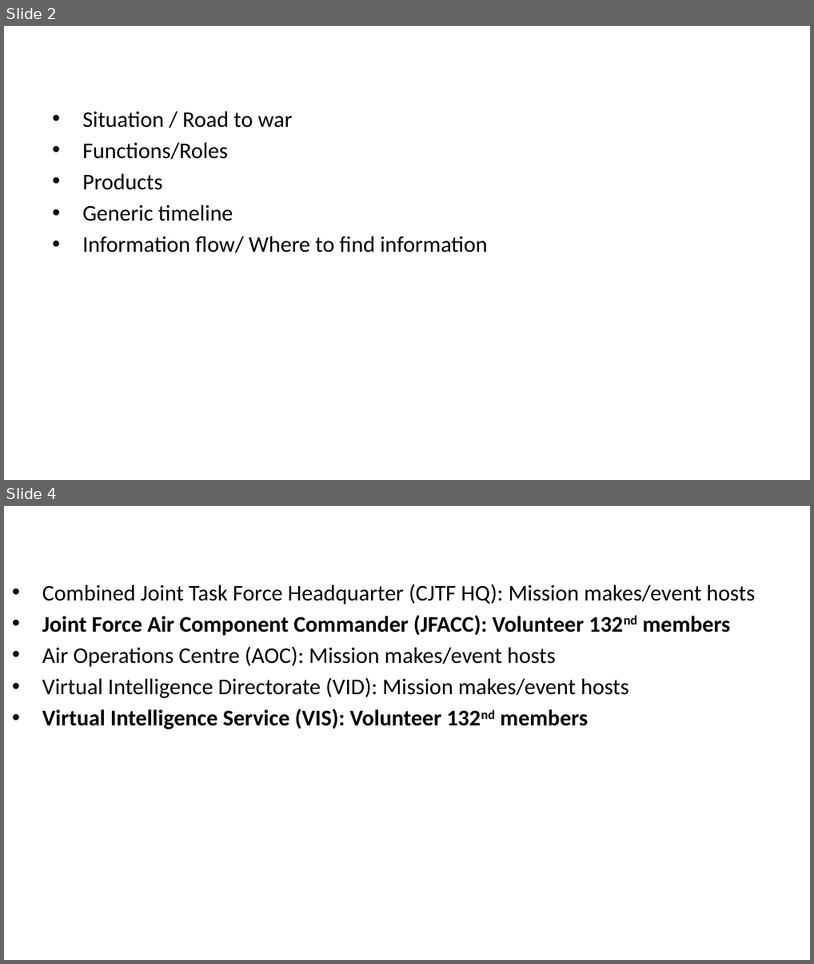
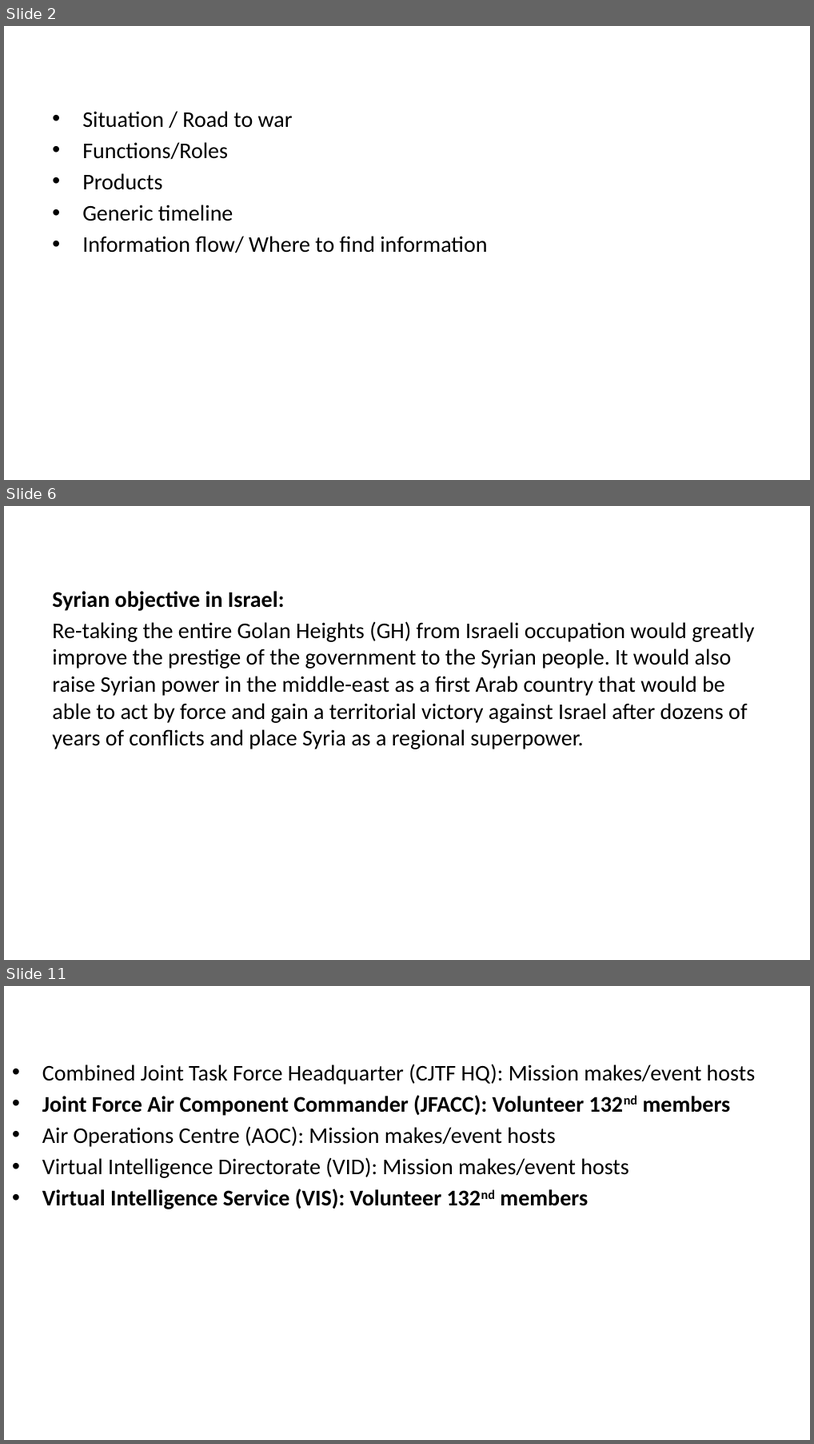
Before and after one commit to 132nd-vWing/OPAR-Brief, a slide deck: UNDER DEVELOPMENT/132nd OP ACTIVE RESOLVE Introduction Brief.pptx. Shown one above the other, each under a label of ours: slides 2 and 4 before the commit, slides 2, 6 and 11 after it; the slides between them are not shown. The pictures are 814x964 and 814x1444 pixels, drawn with LibreOffice and Linux fonts; fonts in the diff are those of the drawing; background and template pictures are left out. Boxes give left, top, right and bottom in pixels: in the first picture for what was removed or moved away, otherwise in the second. Text is boxed around its words. In the diff, an @@ line names an element or a change of style, - is before the commit and + after.

Commit message:
Added content to SITUATION slides

```diff
--- a/UNDER DEVELOPMENT/132nd OP ACTIVE RESOLVE Introduction Brief.pptx
+++ b/UNDER DEVELOPMENT/132nd OP ACTIVE RESOLVE Introduction Brief.pptx
@@ slide 6 added at box(4, 506, 810, 960), background #FFFFFF @@
@@ text added at box(52, 591, 754, 749), 20 pt, text #000000 @@
+Syrian objective in Israel:
+Re-taking the entire Golan Heights (GH) from Israeli occupation would greatly improve the prestige of the government to the Syrian people. It would also raise Syrian power in the middle-east as a first Arab country that would be able to act by force and gain a territorial victory against Israel after dozens of years of conflicts and place Syria as a regional superpower.
@@ title added at box(302, 729, 346, 749), 28 pt, text #FFFFFF, bold @@
+SITUATION - Syria
@@ what was slide 4 is now slide 11 @@
```
Also in this commit, not shown: 7 other slides added, 1 slide removed, 1 other file.
